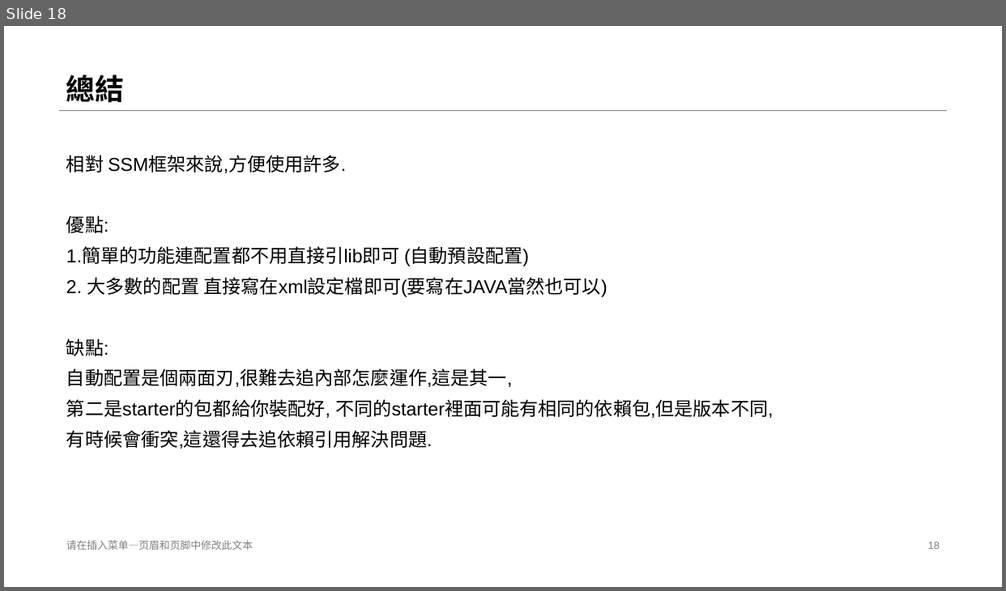
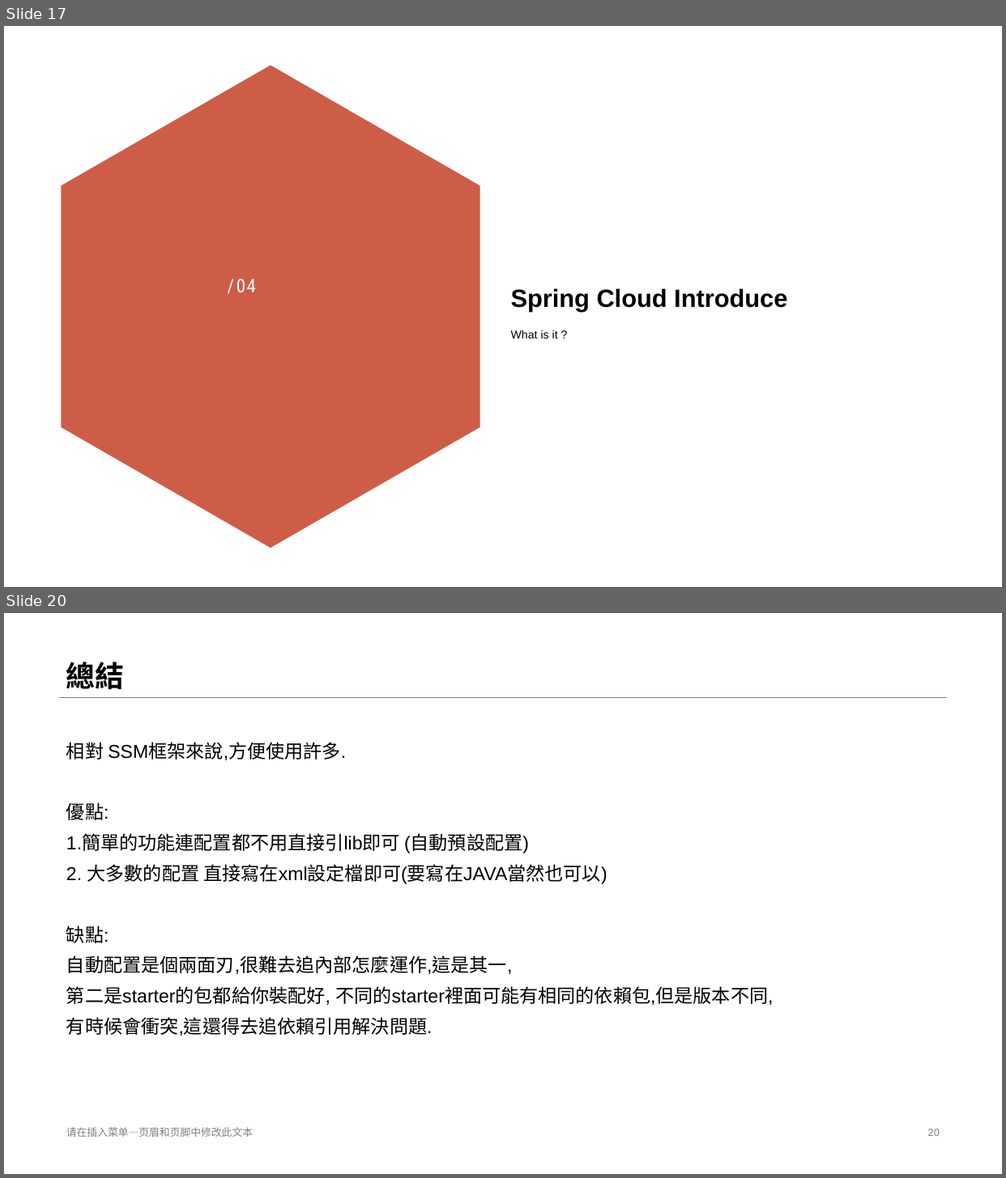
Before and after one commit to stereo720712/2021_Spring_Cloud_ReParctice, a slide deck: Spring_boot_introduce/Spring Boot Introduce.pptx. Shown one above the other, each under a label of ours: slide 18 before the commit, slides 17 and 20 after it; the slides between them are not shown. The pictures are 1006x591 and 1006x1178 pixels, drawn with LibreOffice and Linux fonts; fonts in the diff are those of the drawing. Boxes give left, top, right and bottom in pixels: in the first picture for what was removed or moved away, otherwise in the second. Text is boxed around its words. In the diff, an @@ line names an element or a change of style, - is before the commit and + after.

Commit message:
update spring boot data

```diff
--- a/Spring_boot_introduce/Spring Boot Introduce.pptx
+++ b/Spring_boot_introduce/Spring Boot Introduce.pptx
@@ slide 17 added at [4, 26, 1002, 587], background #FFFFFF @@
@@ freeform shape added at [61, 65, 480, 548], fill #CE5D47 @@
@@ text added at [236, 279, 256, 292], 18 pt, text #FFFFFF @@
+/ 04
@@ title added at [511, 288, 787, 312], 24 pt, text #000000, bold @@
+Spring Cloud Introduce
@@ text added at [511, 330, 558, 339], 11 pt, text #000000 @@
+What is it ?
@@ what was slide 18 is now slide 20 @@
@@ page number at [928, 1129, 940, 1136]: text changed @@
-18
+20
```
Also in this commit, not shown: 9 slides changed, 2 other slides added, 1 slide removed.
